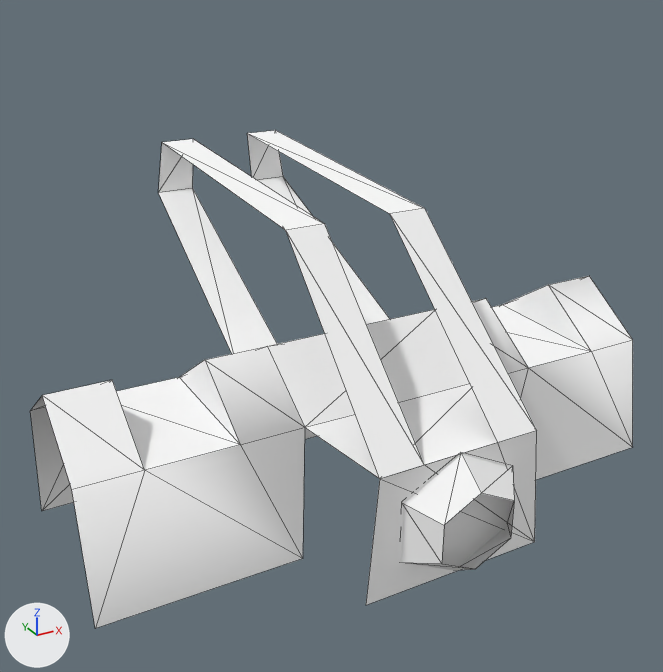
Before and after pictures for a commit that changed the OBJ model Assets/Art/Nova1492/GXConverted/Models/UnitParts/Bodies/datan_common_body29_onms_1e41cf45.obj.
Before and after are seen from a 50 mm lens placed at (-1.29, -2.07, 1.86), pointed at (0.01, 0.3, 0.67). Arrows for +X, +Y and +Z are at lower left; the lights stay in place. The picture after the commit comes second. Mesh edges are drawn as thin lines. Where no turn or scale is listed for an object, it has been applied to the vertices.

Objects in the first picture: 'datan_common_body29_onms_1e41cf45'.
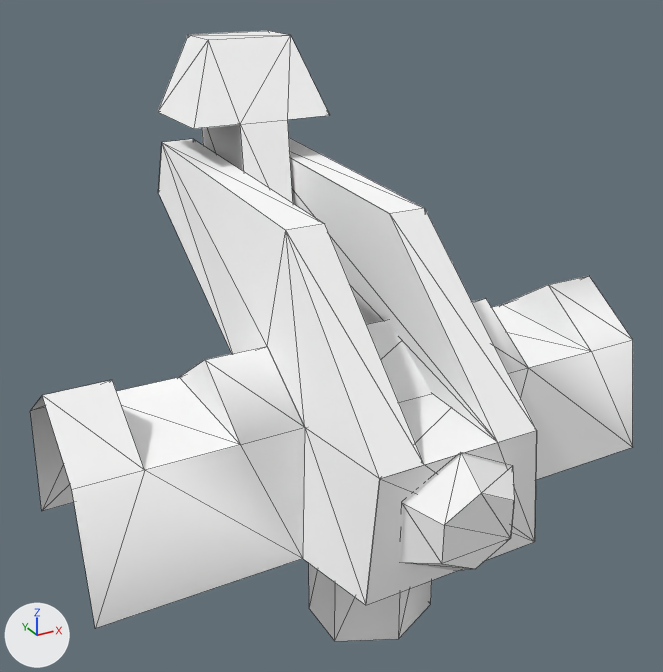
Pixel boxes (x1, y1, x2, y2) of what changed, in the pictures (663 x 672 px):
```json
{"object": "datan_common_body29_onms_1e41cf45_mesh01", "change": "added", "after": [158, 143, 497, 605]}
{"object": "datan_common_body29_onms_1e41cf45_mesh04", "change": "added", "after": [158, 31, 329, 203]}
{"object": "datan_common_body29_onms_1e41cf45_mesh03", "change": "added", "after": [309, 564, 432, 641]}
{"object": "datan_common_body29_onms_1e41cf45_mesh02", "change": "added", "after": [442, 493, 514, 569]}
```

Scene script edits in JSON lines:
```json
{"op": "add", "block": "me_datan_common_body29_onms_1e41cf45_mesh04", "code": ["me_datan_common_body29_onms_1e41cf45_mesh04 = bpy.data.meshes.new('datan_common_body29_onms_1e41cf45_mesh04')", "me_datan_common_body29_onms_1e41cf45_mesh04.from_pydata(...)  # 16 vertices, 22 faces; spans x -0.24..0.263, y 0.724..1.123, z 0.828..1.539", "me_datan_common_body29_onms_1e41cf45_mesh04.materials.append(mat_datan_common_body29_onms_1e41cf45)  # its picture is missing"]}
{"op": "add", "block": "me_datan_common_body29_onms_1e41cf45_mesh03", "code": ["me_datan_common_body29_onms_1e41cf45_mesh03 = bpy.data.meshes.new('datan_common_body29_onms_1e41cf45_mesh03')", "me_datan_common_body29_onms_1e41cf45_mesh03.from_pydata(...)  # 12 vertices, 12 faces; spans x -0.184..0.182, y -0.164..0.188, z -0.199..0.365", "me_datan_common_body29_onms_1e41cf45_mesh03.materials.append(mat_datan_common_body29_onms_1e41cf45)  # its picture is missing"]}
{"op": "add", "block": "me_datan_common_body29_onms_1e41cf45_mesh02", "code": ["me_datan_common_body29_onms_1e41cf45_mesh02 = bpy.data.meshes.new('datan_common_body29_onms_1e41cf45_mesh02')", "me_datan_common_body29_onms_1e41cf45_mesh02.from_pydata([(0.113, -0.513, 0.371), (0.113, -0.513, 0.489), (0.0, -0.513, 0.548), (-0.113, -0.513, 0.489), (-0.113, -0.513, 0.371), (0.0, -0.513, 0.312)], [], [(0, 1, 2), (0, 2, 3), (0, 3, 4), (0, 4, 5)])", "me_datan_common_body29_onms_1e41cf45_mesh02.materials.append(mat_datan_common_body29_onms_1e41cf45)  # its picture is missing"]}
{"op": "add", "block": "me_datan_common_body29_onms_1e41cf45_mesh01", "code": ["me_datan_common_body29_onms_1e41cf45_mesh01 = bpy.data.meshes.new('datan_common_body29_onms_1e41cf45_mesh01')", "me_datan_common_body29_onms_1e41cf45_mesh01.from_pydata(...)  # 28 vertices, 20 faces; spans x -0.34..0.34, y -0.42..1.14, z 0.24..1.16", "me_datan_common_body29_onms_1e41cf45_mesh01.materials.append(mat_datan_common_body29_onms_1e41cf45)  # its picture is missing"]}
{"op": "add", "block": "ob_datan_common_body29_onms_1e41cf45_mesh04", "code": ["ob_datan_common_body29_onms_1e41cf45_mesh04 = bpy.data.objects.new('datan_common_body29_onms_1e41cf45_mesh04', me_datan_common_body29_onms_1e41cf45_mesh04)", "ob_datan_common_body29_onms_1e41cf45_mesh04.location = (0.0, 0.0, 0.0)"]}
{"op": "add", "block": "ob_datan_common_body29_onms_1e41cf45_mesh03", "code": ["ob_datan_common_body29_onms_1e41cf45_mesh03 = bpy.data.objects.new('datan_common_body29_onms_1e41cf45_mesh03', me_datan_common_body29_onms_1e41cf45_mesh03)", "ob_datan_common_body29_onms_1e41cf45_mesh03.location = (0.0, 0.0, 0.0)"]}
{"op": "add", "block": "ob_datan_common_body29_onms_1e41cf45_mesh02", "code": ["ob_datan_common_body29_onms_1e41cf45_mesh02 = bpy.data.objects.new('datan_common_body29_onms_1e41cf45_mesh02', me_datan_common_body29_onms_1e41cf45_mesh02)", "ob_datan_common_body29_onms_1e41cf45_mesh02.location = (0.0, 0.0, 0.0)"]}
{"op": "add", "block": "ob_datan_common_body29_onms_1e41cf45_mesh01", "code": ["ob_datan_common_body29_onms_1e41cf45_mesh01 = bpy.data.objects.new('datan_common_body29_onms_1e41cf45_mesh01', me_datan_common_body29_onms_1e41cf45_mesh01)", "ob_datan_common_body29_onms_1e41cf45_mesh01.location = (0.0, 0.0, 0.0)"]}
```
